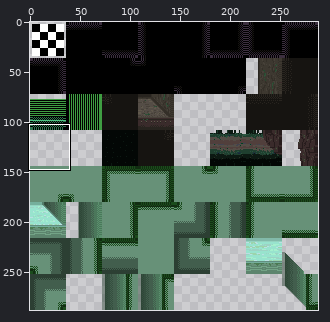
Sprite sheet, stored at CasaDesDiamantes/tilesets/voidBackground/output_tileset.png. The picture above shows the old version from afar; the outline marks the close-up.
Close-up. Earlier state:
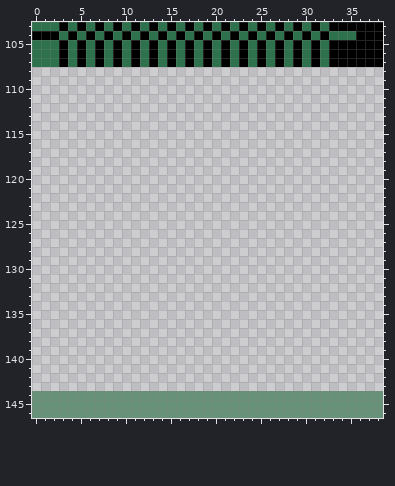
The file is 288x288 pixels. Colours within 5 levels of each other are drawn and written as one. Shown: x 0..38, y 103..146. The commit also changed other parts of the picture, which this record leaves out.
The result:
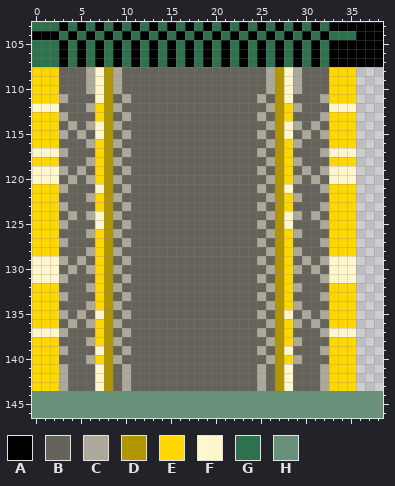
Palette (. is transparent): A #000000  B #66635a  C #ada99a  D #b29600  E #ffd700  F #fff6cc  G #2d724c  H #679178
The edit:
Changed rows in their new state; - is an unchanged pixel.
first column x 0:
108 EEEBBBCFDCBBBBBBBBBBBBBBBBCDFCBBBEEE
109 EEEBBBCFDCBBBBBBBBBBBBBBBBCDFCBBBEEE
110 EEEBBBCFDCBBBBBBBBBBBBBBBBCDFCBBBEEE
111 EEECBBBFDBCBBBBBBBBBBBBBBCBDFBBBCEEE
112 FFFBBBCEDCBBBBBBBBBBBBBBBBCDECBBBFFF
113 EEECBBBEDBCBBBBBBBBBBBBBBCBDEBBBCEEE
114 EEEBCBCFDCBBBBBBBBBBBBBBBBCDFCBCBEEE
115 EEECBCBFDBCBBBBBBBBBBBBBBCBDFBCBCEEE
116 EEEBBBCEDCBBBBBBBBBBBBBBBBCDECBBBEEE
117 FFFCBBBEDBCBBBBBBBBBBBBBBCBDEBBBCFFF
118 EEEBBBCEDCBBBBBBBBBBBBBBBBCDECBBBEEE
119 FFFCBCBEDBCBBBBBBBBBBBBBBCBDEBCBCFFF
120 FFFBCBCEDCBBBBBBBBBBBBBBBBCDECBCBFFF
121 EEECBBBFDBCBBBBBBBBBBBBBBCBDFBBBCEEE
122 EEEBBBCEDCBBBBBBBBBBBBBBBBCDECBBBEEE
123 EEECBBBEDBCBBBBBBBBBBBBBBCBDEBBBCEEE
124 EEEBCBCFDCBBBBBBBBBBBBBBBBCDFCBCBEEE
125 EEECBBBFDBCBBBBBBBBBBBBBBCBDFBBBCEEE
126 EEEBBBCEDCBBBBBBBBBBBBBBBBCDECBBBEEE
127 EEECBBBEDBCBBBBBBBBBBBBBBCBDEBBBCEEE
128 EEEBBBCEDCBBBBBBBBBBBBBBBBCDECBBBEEE
129 FFFCBCBEDBCBBBBBBBBBBBBBBCBDEBCBCFFF
130 FFFBCBCEDCBBBBBBBBBBBBBBBBCDECBCBFFF
131 FFFCBBBEDBCBBBBBBBBBBBBBBCBDEBBBCFFF
132 EEEBBBCEDCBBBBBBBBBBBBBBBBCDECBBBEEE
133 EEECBBBEDBCBBBBBBBBBBBBBBCBDEBBBCEEE
134 EEEBBBCEDCBBBBBBBBBBBBBBBBCDECBBBEEE
135 EEECBCBFDBCBBBBBBBBBBBBBBCBDFBCBCEEE
136 EEEBCBCEDCBBBBBBBBBBBBBBBBCDECBCBEEE
137 FFFCBBBEDBCBBBBBBBBBBBBBBCBDEBBBCFFF
138 EEEBBBCEDCBBBBBBBBBBBBBBBBCDECBBBEEE
139 EEECBBBFDBCBBBBBBBBBBBBBBCBDFBBBCEEE
140 EEEBBBCEDCBBBBBBBBBBBBBBBBCDECBBBEEE
141 EEECBBBFDBCBBBBBBBBBBBBBBCBDFBBBCEEE
142 EEECBBBFDBCBBBBBBBBBBBBBBCBDFBBBCEEE
143 EEECBBBFDBCBBBBBBBBBBBBBBCBDFBBBCEEE
Changed places in both close-ups, as pixel boxes (x1, y1, x2, y2):
added: (32, 67, 356, 391)
